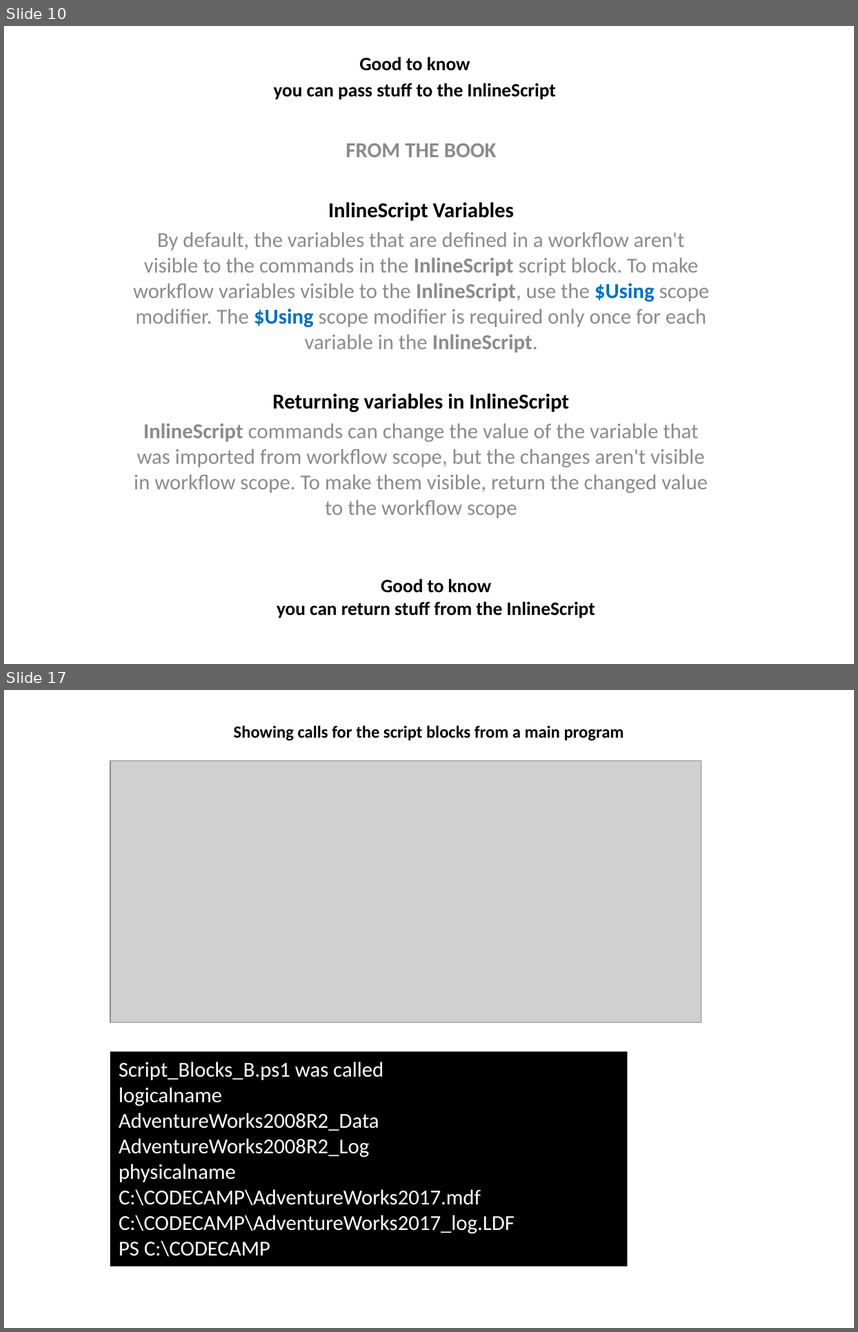
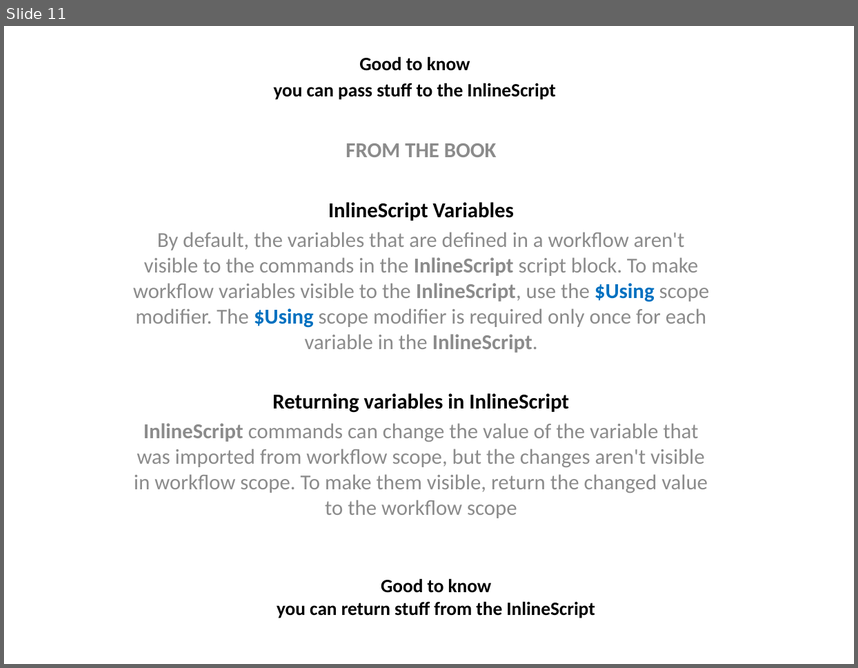
Before and after one commit to wildgrok/PowerShell, a slide deck: PowerShell From The Trenches - Workflows.pptx. Shown one above the other, each under a label of ours: slides 10 and 17 before the commit, slide 11 after it; the slides between them are not shown. The pictures are 858x1332 and 858x668 pixels, drawn with LibreOffice and Linux fonts; fonts in the diff are those of the drawing; grey boxes stand for pictures. Boxes give left, top, right and bottom in pixels: in the first picture for what was removed or moved away, otherwise in the second. Text is boxed around its words. In the diff, an @@ line names an element or a change of style, - is before the commit and + after.

```diff
--- a/PowerShell From The Trenches - Workflows.pptx
+++ b/PowerShell From The Trenches - Workflows.pptx
@@ slide 17 removed at (4, 690, 854, 1328), background #FFFFFF @@
@@ title removed at (234, 725, 624, 740) @@
-Showing calls for the script blocks from a main program
@@ picture removed at (110, 760, 701, 1023) @@
@@ rectangle removed at (110, 1052, 627, 1265) @@
-Script_Blocks_B.ps1 was called
-logicalname
-AdventureWorks2008R2_Data
-AdventureWorks2008R2_Log
-physicalname
-C:\CODECAMP\AdventureWorks2017.mdf
-C:\CODECAMP\AdventureWorks2017_log.LDF
-PS C:\CODECAMPMP>
@@ what was slide 10 is now slide 11 @@
```
Also in this commit, not shown: 20 slides changed, 21 slides added, 1 other slide removed.
